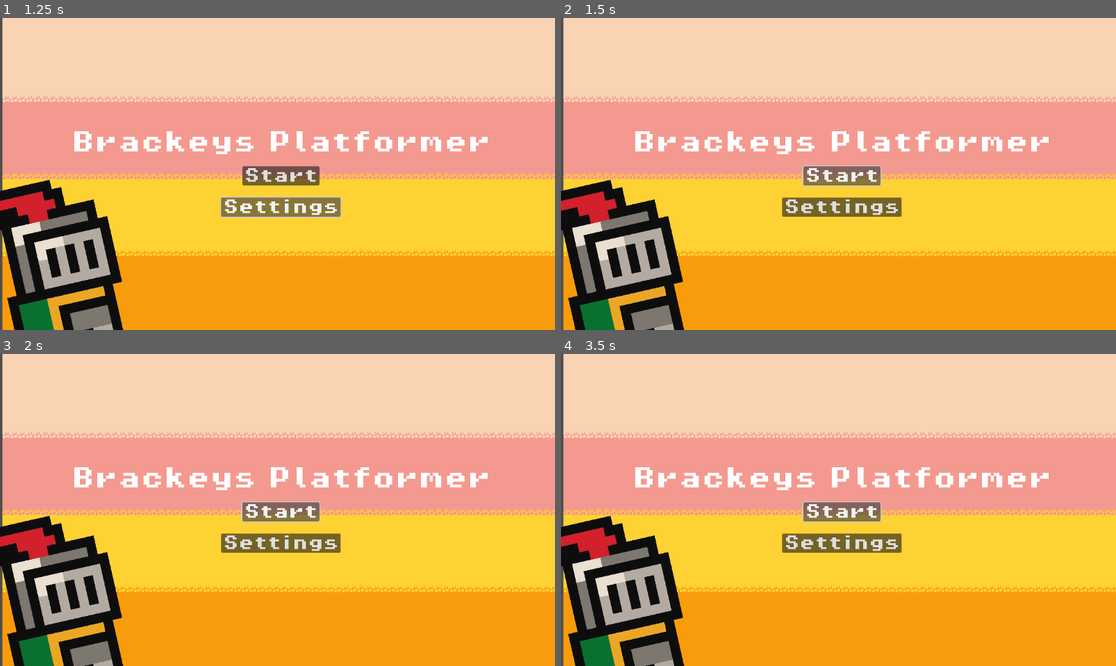
Above: before the commit, frames 1-4 (two rows, left to right).
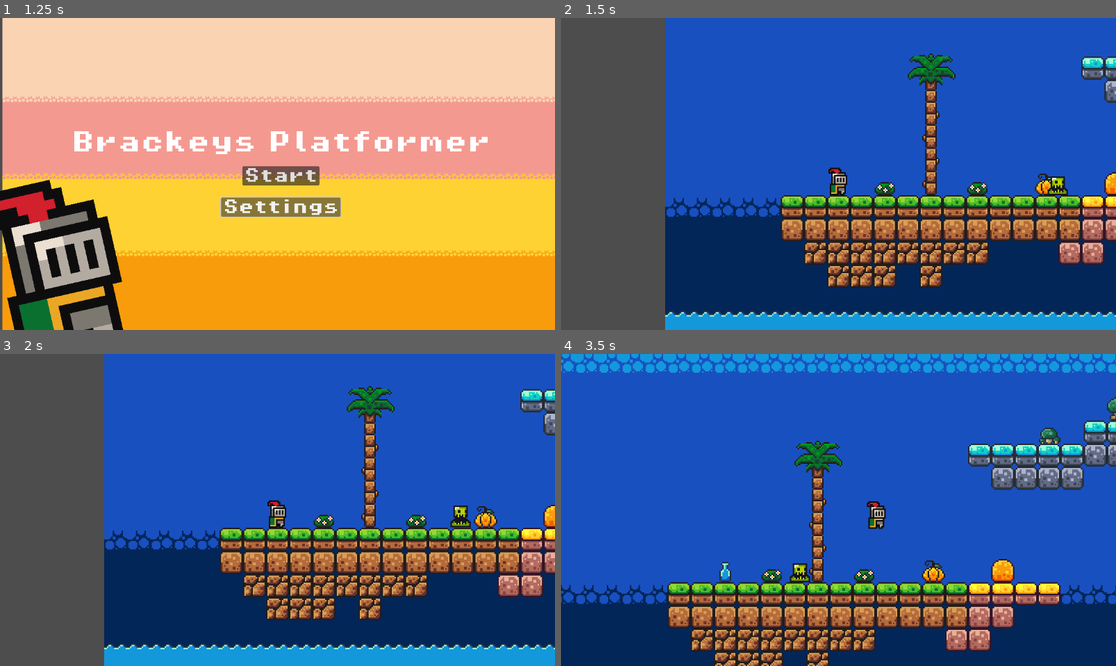
Above: after the commit, the same moments.

Repository: Yncy0/Platformer-2D
Game: Godot game, scene res://scene/gui/menu/starting_menu.tscn
The game is run twice, just before and just after one commit, with the same random seed, the same clock (stepped at 60 frames per second) and the same inputs.
Inputs (mouse positions are in pixels of both pictures, inside the frame that each line leads up to):
- Up to frame 1 (1.25 s): click "Settings" at 0.5 s
- Up to frame 2 (1.5 s): click "Start" at 1.25 s
- Up to frame 3 (2 s): no input
- Up to frame 4 (3.5 s): click (844, 513) at 2 s, where only the run before the commit has a clickable "Start"; hold D (move_right) from 2.78 s (still down); tap Space (jump) at 3.02 s

Frame 1 is identical in both runs. In frame 2, 99% of the frame differs, in the area x 0-100%, y 0-100%; in frame 3, 99%; in frame 4, 100%.

Commit message:
add prototype scene transition -> start button

Diff:
--- /dev/null
+++ b/autoload/scene_manager.gd
@@ -0,0 +1,4 @@
+extends Node
+
+var next_scene: String
+var loading_scene = preload("res://scene/gui/loading_screen.tscn")
--- a/scene/gui/menu/starting_menu.tscn
+++ b/scene/gui/menu/starting_menu.tscn
@@ -1,5 +1,6 @@
-[gd_scene load_steps=4 format=3 uid="uid://c43rjcqowbetk"]
+[gd_scene load_steps=5 format=3 uid="uid://c43rjcqowbetk"]
 
+[ext_resource type="Script" path="res://script/gui/menu/starting_menu.gd" id="1_khvbr"]
 [ext_resource type="TileSet" uid="uid://b0yrhl5jscbfa" path="res://scene/levels/tileset01.tres" id="1_pif5q"]
 [ext_resource type="Texture2D" uid="uid://df7ku1wr285ub" path="res://assets/brackeys_platformer_assets/sprites/knight.png" id="2_tsh5v"]
 [ext_resource type="FontFile" uid="uid://dmb0vqloyhf3f" path="res://assets/brackeys_platformer_assets/fonts/PixelOperator8-Bold.ttf" id="5_bqo82"]
@@ -13,6 +14,7 @@
 offset_right = 5.0
 grow_horizontal = 2
 grow_vertical = 2
+script = ExtResource("1_khvbr")
 
 [node name="TileMap" type="TileMap" parent="."]
 tile_set = ExtResource("1_pif5q")
@@ -48,7 +50,7 @@
 theme_override_font_sizes/font_size = 48
 text = "Brackeys Platformer"
 
-[node name="Button" type="Button" parent="VBoxContainer"]
+[node name="StartButton" type="Button" parent="VBoxContainer"]
 layout_mode = 2
 size_flags_horizontal = 4
 size_flags_vertical = 4
@@ -56,10 +58,12 @@
 theme_override_font_sizes/font_size = 32
 text = "Start"
 
-[node name="Button2" type="Button" parent="VBoxContainer"]
+[node name="SettingsButton" type="Button" parent="VBoxContainer"]
 layout_mode = 2
 size_flags_horizontal = 4
 size_flags_vertical = 4
 theme_override_fonts/font = ExtResource("5_bqo82")
 theme_override_font_sizes/font_size = 32
 text = "Settings"
+
+[connection signal="pressed" from="VBoxContainer/StartButton" to="." method="_on_start_button_pressed"]
--- /dev/null
+++ b/script/gui/menu/starting_menu.gd
@@ -0,0 +1,8 @@
+extends Control
+
+
+var starting_scene = load("res://scene/levels/level_01.tscn")
+
+
+func _on_start_button_pressed() -> void:
+	get_tree().call_deferred("change_scene_to_packed", starting_scene)
